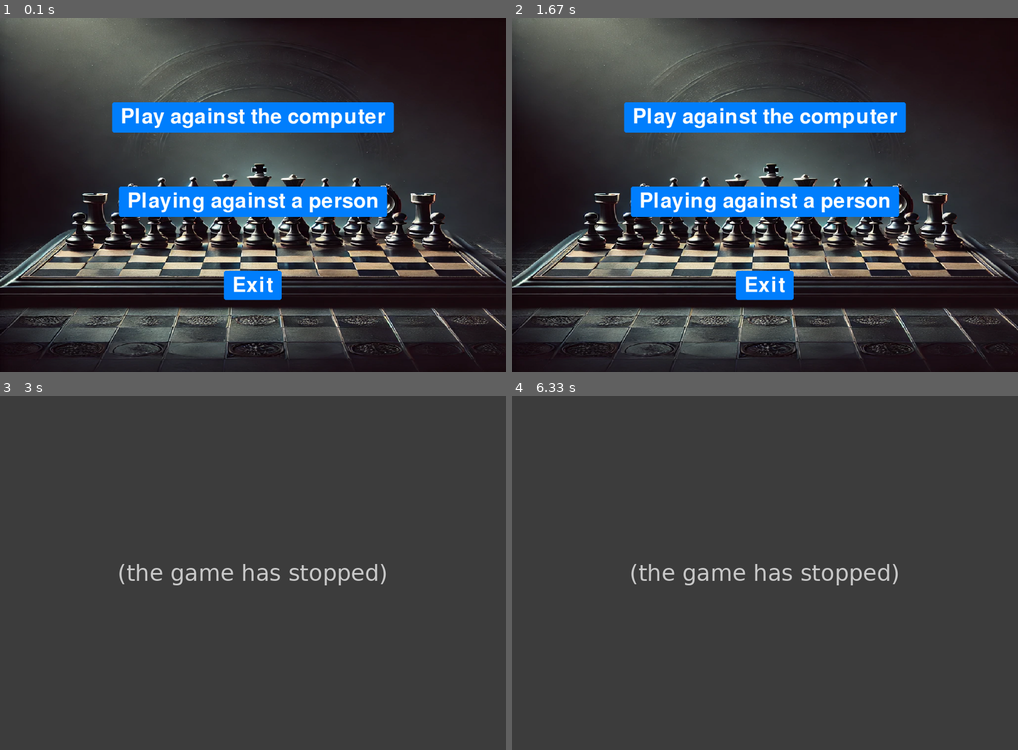
Above: before the commit, frames 1-4 (two rows, left to right).
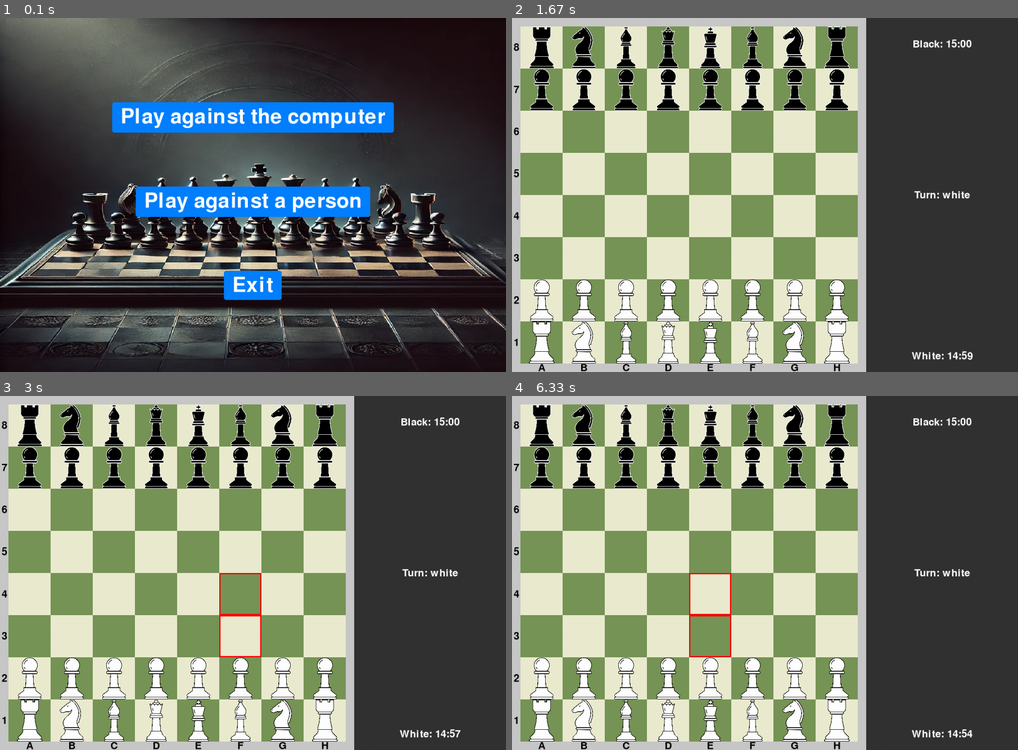
Above: after the commit, the same moments.

Repository: DecidedViewerDumb/ChessPyGame
Game: pygame game, started from main.py
Two runs of this game, one before a commit and one after it. Both use one fixed random seed, a clock stepped at 60 frames per second and the inputs below.
Inputs (mouse positions are in pixels of both pictures, inside the frame that each line leads up to):
- Up to frame 1 (0.1 s): no input
- Up to frame 2 (1.67 s): click (765, 195) at 0.38 s; click (815, 272) at 0.72 s; click (608, 276) at 1.05 s
- Up to frame 3 (3 s): click (227, 665) at 1.88 s
- Up to frame 4 (6.33 s): click (689, 675) at 6.05 s

The runs differ from the first frame. In frame 1, 1.8% of the frame differs, in the area x 23-77%, y 47-57%; in frame 2, 87%, in the area x 0-100%, y 0-100%; in frame 3, 70%; in frame 4, 70%.
Before the commit the program exited at 1.88 s; later frames show no game.

Commit message:
Minor spelling changes

Diff:
--- a/classes/menu.py
+++ b/classes/menu.py
@@ -23,7 +23,7 @@
         start_y = 200  # Initial Y position
         buttons = [
             Button(start_y, "Play against the computer", self.font, (0, 128, 255), (0, 255, 128), (255, 255, 255), self.screen_width),
-            Button(start_y + vertical_spacing, "Playing against a person", self.font, (0, 128, 255), (0, 255, 128), (255, 255, 255), self.screen_width),
+            Button(start_y + vertical_spacing, "Play against a person", self.font, (0, 128, 255), (0, 255, 128), (255, 255, 255), self.screen_width),
             Button(start_y + vertical_spacing * 2, "Exit", self.font, (0, 128, 255), (0, 255, 128), (255, 255, 255), self.screen_width),
         ]
         return buttons
--- a/main.py
+++ b/main.py
@@ -47,7 +47,7 @@
             result = menu.handle_event(event)
             if result == "Play against the computer":
                 select_timer(screen, background, SCREEN_WIDTH, SCREEN_HEIGHT, mode="human_vs_ai")
-            elif result == "PLay against a person":
+            elif result == "Play against a person":
                 select_timer(screen, background, SCREEN_WIDTH, SCREEN_HEIGHT, mode="human_vs_human")
             elif result == "Exit":
                 running = False
